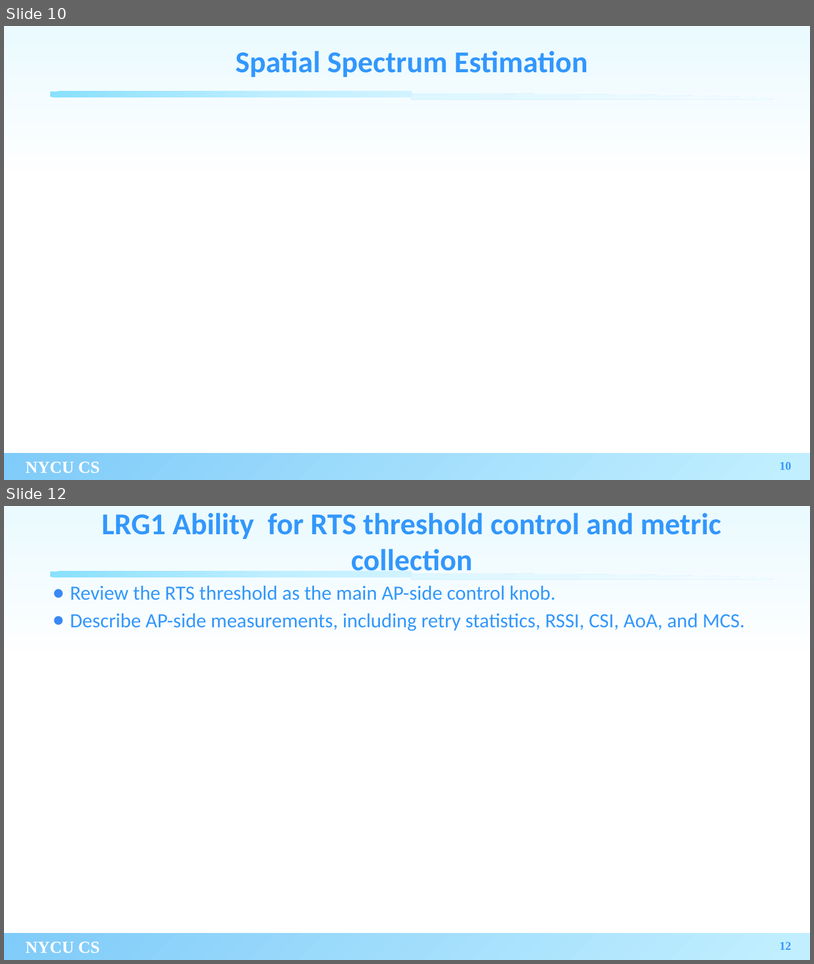
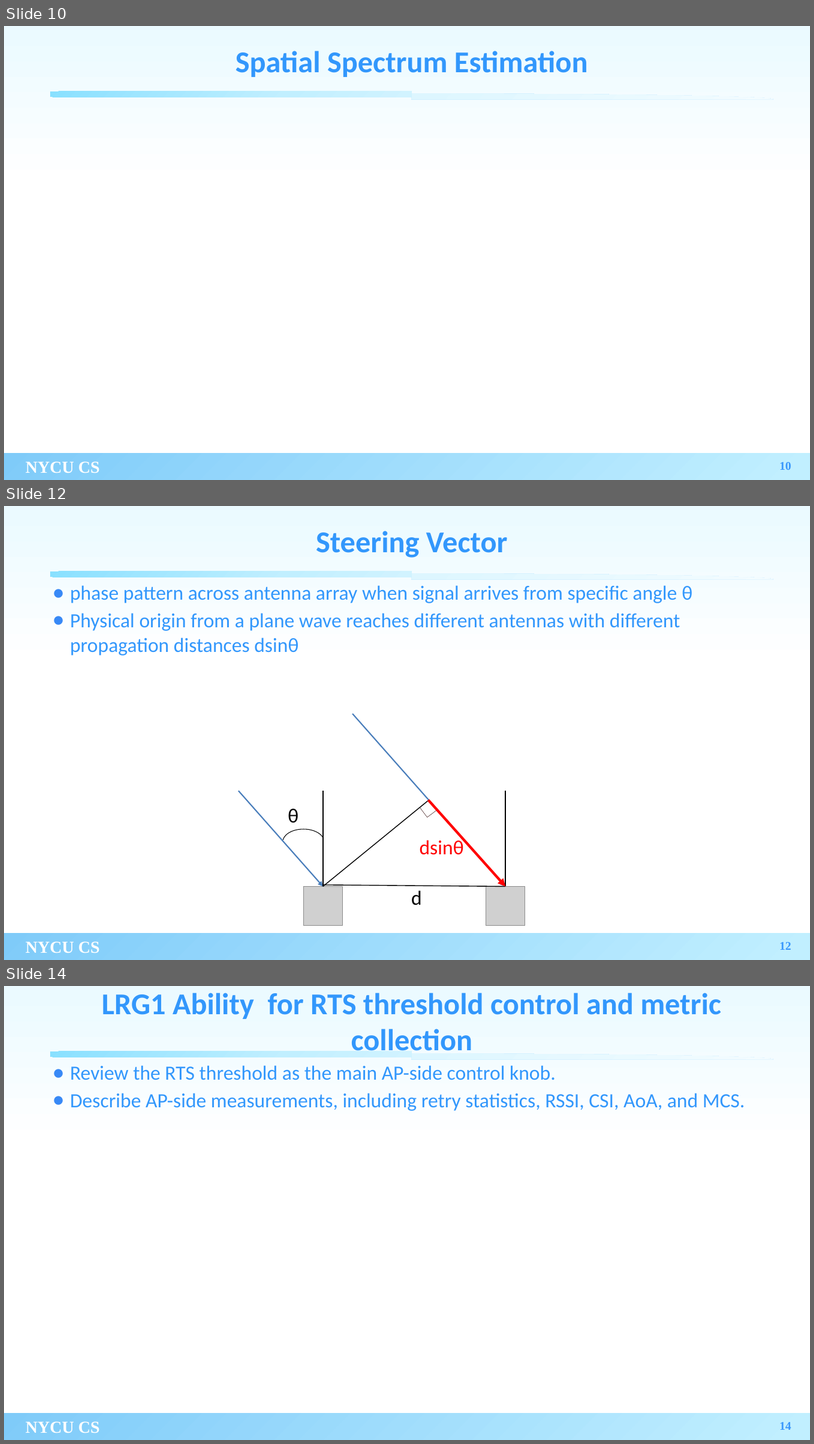
Before and after one commit to xoxonut/thesis, a slide deck: thesis_filled.pptx. Shown one above the other, each under a label of ours: slides 10 and 12 before the commit, slides 10, 12 and 14 after it; the slides between them are not shown. The pictures are 814x964 and 814x1444 pixels, drawn with LibreOffice and Linux fonts; fonts in the diff are those of the drawing; grey boxes stand for pictures; background and template pictures are left out. Boxes give left, top, right and bottom in pixels: in the first picture for what was removed or moved away, otherwise in the second. Text is boxed around its words. In the diff, an @@ line names an element or a change of style, - is before the commit and + after.

Commit message:
add picture of steering vector

```diff
--- a/thesis_filled.pptx
+++ b/thesis_filled.pptx
@@ slide 12 added at (4, 506, 810, 960), background gradient #EBFAFF to #FFFFFF; not listed: 4 template elements that a slide beside it also shows @@
@@ title added at (316, 531, 508, 558), 36 pt, text #3297FC, bold @@
+Steering Vector
@@ text added at (70, 585, 693, 655), 24 pt, text #3297FC @@
+● phase pattern across antenna array when signal arrives from specific angle θ
+● Physical origin from a plane wave reaches different antennas with different propagation distances dsinθ
@@ group added at (239, 714, 525, 925): 4 lines, 3 texts, 3 arrows, 2 pictures, 1 corner @@
+d
+dsinθ
+θ
@@ arc (boxed as its full ellipse) added at (283, 829, 324, 855), outline #000000 0.75 pt @@
@@ page number added at (780, 942, 792, 949), 14 pt, text #3897FC, bold @@
+12
@@ what was slide 12 is now slide 14 @@
@@ page number at (780, 1422, 792, 1429): text changed @@
-12
+14
```
Also in this commit, not shown: 2 slides changed, 1 other slide added.
